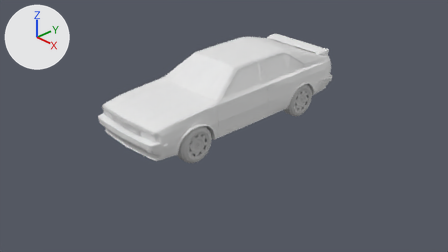
Two versions of the Blender file audi.blend, one commit apart.
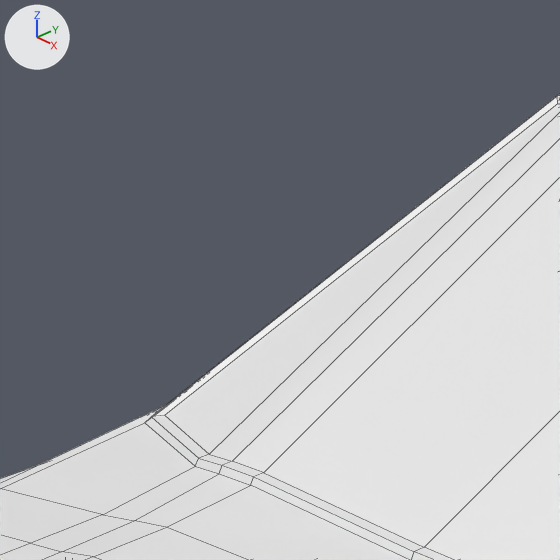
Old and new are each drawn from the file's camera 'Camera' and again close up on the part from 34% to 43% of the width and 18% to 35% of the height. The axes (+X, +Y, +Z) are drawn at upper left. The lights are the same throughout. The close-ups show mesh edges as thin lines.

The first close-up shows 'body'.
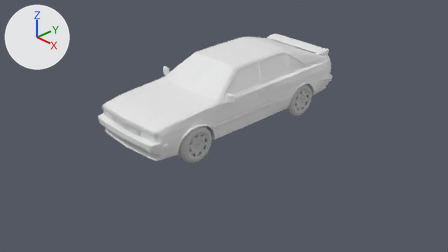
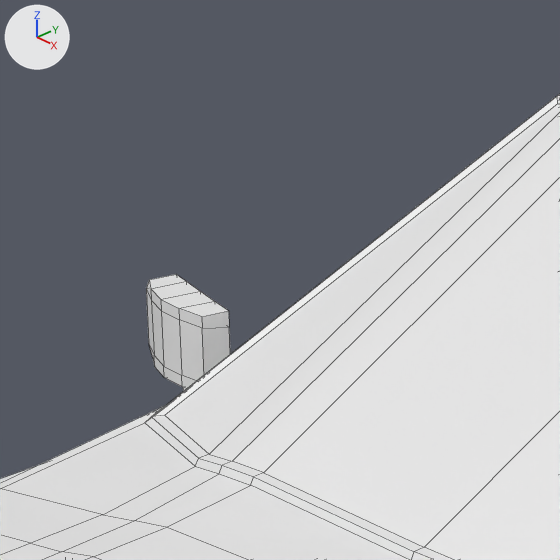
Where the change shows, as pixel boxes [x1, y1, x2, y2] in the close-ups (560 x 560 px):
'side mirror', added
    after: [146, 274, 230, 391]

The change, as a list of edits to the scene's bpy script:
```text
Add me_cube_011:
    me_cube_011.from_pydata(...)  # 66 vertices, 59 faces; spans x 0.719..0.911, y -0.656..-0.576, z 0.824..0.992
Add ob_side_mirror:
    ob_side_mirror = bpy.data.objects.new('side mirror', me_cube_011)
    ob_side_mirror.parent = ob_body
    ob_side_mirror.location = (0.0, 0.0, 0.0)
    _m = ob_side_mirror.modifiers.new('Mirror', 'MIRROR')
```
